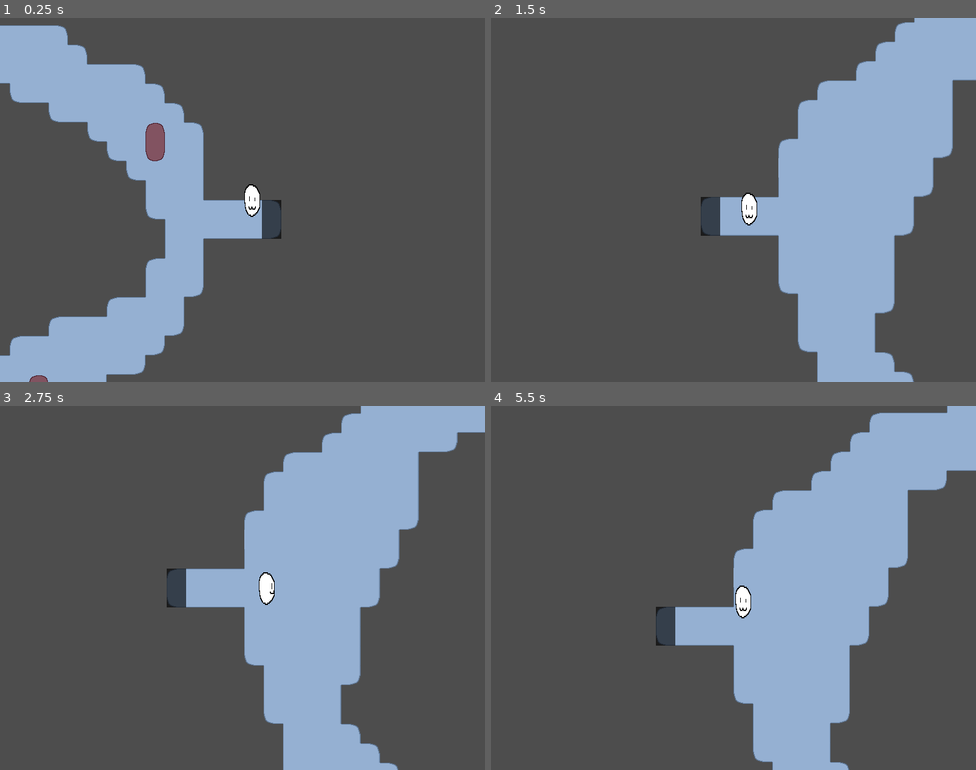
Above: before the commit, frames 1-4 (two rows, left to right).
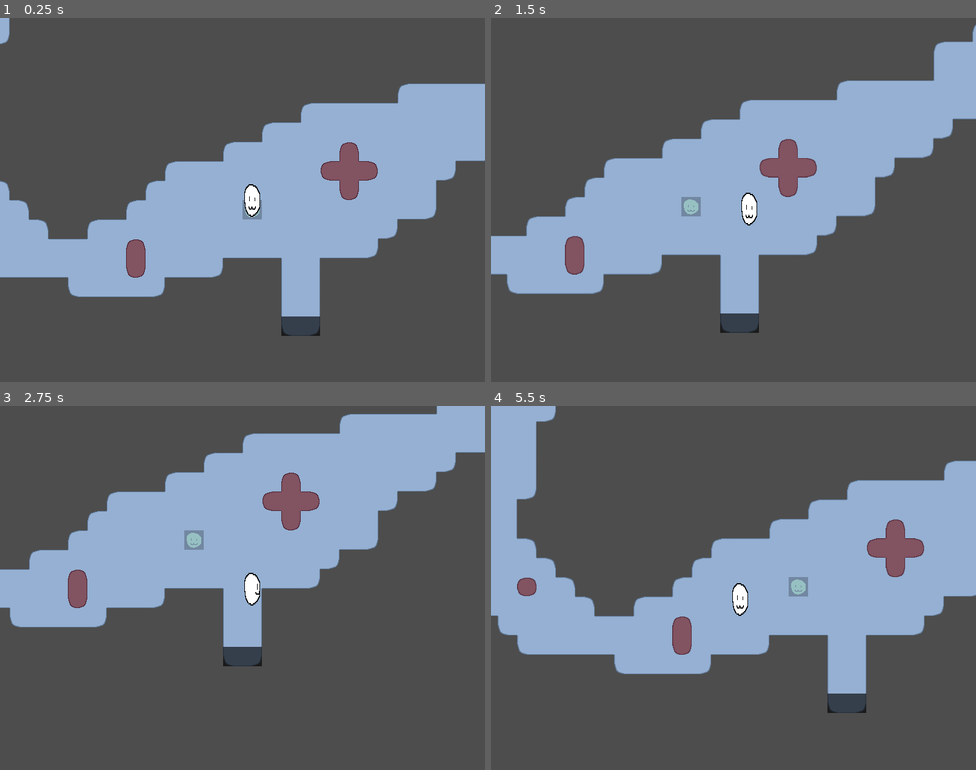
Above: after the commit, the same moments.

Repository: RubeculaBee/dream-catcher
Game: Godot game, scene res://Scenes/Gameobjects/game.tscn
Same seed, same stepped clock (60 frames per second), same inputs: the game is played once before the commit and once after it.
Inputs:
- Up to frame 1 (0.25 s): no input
- Up to frame 2 (1.5 s): tap Enter at 0.5 s; hold Right (right) 0.53-1.28 s; hold Down (down) from 1.28 s (still down)
- Up to frame 3 (2.75 s): release Down (down) at 2.03 s; hold Right (right) from 2.03 s (still down)
- Up to frame 4 (5.5 s): release Right (right) at 2.78 s; hold Up (up) 2.78-3.53 s; hold Left (left) 3.53-5.03 s; hold Down (down) from 5.03 s (still down)

The runs differ from the first frame. In frame 1, 42% of the frame differs, in the area x 0-100%, y 0-100%; in frame 2, 33%; in frame 3, 31%; in frame 4, 34%.

Commit message:
screen transitions now need the name of the next room file, instead of the file itself
player no longer starts in a room, instead is created by a player spawner

Diff:
--- /dev/null
+++ b/Scenes/Gameobjects/player_spawn.tscn
@@ -0,0 +1,11 @@
+[gd_scene load_steps=2 format=3 uid="uid://slfd53otck1g"]
+
+[ext_resource type="Texture2D" uid="uid://bkpeyk2wksvpf" path="res://Resources/Images/player_spawn.png" id="1_c24g2"]
+
+[node name="Player Spawn" type="Node2D"]
+texture_filter = 1
+
+[node name="Sprite2D" type="Sprite2D" parent="."]
+modulate = Color(1, 1, 1, 0.23529412)
+position = Vector2(16, 16)
+texture = ExtResource("1_c24g2")
--- a/Scenes/Rooms/test_room.tscn
+++ b/Scenes/Rooms/test_room.tscn
@@ -1,8 +1,7 @@
-[gd_scene load_steps=5 format=4 uid="uid://dec4dv3msi1x2"]
+[gd_scene load_steps=4 format=4 uid="uid://dec4dv3msi1x2"]
 
 [ext_resource type="TileSet" uid="uid://cryql3wbplkqj" path="res://Resources/Tilesets/test-tileset.tres" id="1_iynly"]
-[ext_resource type="PackedScene" uid="uid://dl5sm7g38ks6q" path="res://Scenes/Gameobjects/player.tscn" id="3_ob37n"]
-[ext_resource type="PackedScene" uid="uid://d1k3dki4brt5i" path="res://Scenes/Rooms/test_room_2.tscn" id="4_8k5sq"]
+[ext_resource type="PackedScene" uid="uid://slfd53otck1g" path="res://Scenes/Gameobjects/player_spawn.tscn" id="3_rc3ou"]
 [ext_resource type="PackedScene" uid="uid://bymouotca3psm" path="res://Scenes/Gameobjects/screen_transition.tscn" id="4_pevsa"]
 
 [node name="Test Room" type="Node"]
@@ -11,30 +10,30 @@
 tile_map_data = PackedByteArray("AAAMAAkAAQABAAEAAAALAAkAAQABAAEAAAAKAAkAAQABAAEAAAAKAAgAAQABAAEAAAALAAgAAQABAAEAAAALAA …(8192 unchanged characters)…
 tile_set = ExtResource("1_iynly")
 
-[node name="Player" parent="." instance=ExtResource("3_ob37n")]
-position = Vector2(1120, -224)
-
 [node name="Screen Transitions" type="Node" parent="."]
 
 [node name="transition" parent="Screen Transitions" instance=ExtResource("4_pevsa")]
 position = Vector2(1152, -224)
 scale = Vector2(1, 2)
-next_screen = ExtResource("4_8k5sq")
+next_screen_name = "test_room_2"
 
 [node name="transition2" parent="Screen Transitions" instance=ExtResource("4_pevsa")]
 position = Vector2(-480, -32)
 scale = Vector2(1, 2)
-next_screen = ExtResource("4_8k5sq")
+next_screen_name = "test_room_2"
 id = 1
 
 [node name="transition3" parent="Screen Transitions" instance=ExtResource("4_pevsa")]
 position = Vector2(288, -576)
 scale = Vector2(2, 1)
-next_screen = ExtResource("4_8k5sq")
+next_screen_name = "test_room_2"
 id = 2
 
 [node name="transition4" parent="Screen Transitions" instance=ExtResource("4_pevsa")]
 position = Vector2(320, 480)
 scale = Vector2(2, 1)
-next_screen = ExtResource("4_8k5sq")
+next_screen_name = "test_room_2"
 id = 3
+
+[node name="Player Spawn" parent="." instance=ExtResource("3_rc3ou")]
+position = Vector2(256, 288)
--- a/Scenes/Rooms/test_room_2.tscn
+++ b/Scenes/Rooms/test_room_2.tscn
@@ -1,7 +1,6 @@
-[gd_scene load_steps=4 format=4 uid="uid://d1k3dki4brt5i"]
+[gd_scene load_steps=3 format=4 uid="uid://d1k3dki4brt5i"]
 
 [ext_resource type="TileSet" uid="uid://cryql3wbplkqj" path="res://Resources/Tilesets/test-tileset.tres" id="1_5wqvn"]
-[ext_resource type="PackedScene" uid="uid://dec4dv3msi1x2" path="res://Scenes/Rooms/test_room.tscn" id="3_5wqvn"]
 [ext_resource type="PackedScene" uid="uid://bymouotca3psm" path="res://Scenes/Gameobjects/screen_transition.tscn" id="3_tmya2"]
 
 [node name="Test Room 2" type="Node"]
@@ -15,22 +14,22 @@
 [node name="transition" parent="Screen Transitions" instance=ExtResource("3_tmya2")]
 position = Vector2(1152, -224)
 scale = Vector2(1, 2)
-next_screen = ExtResource("3_5wqvn")
+next_screen_name = "test_room"
 id = 1
 
 [node name="transition2" parent="Screen Transitions" instance=ExtResource("3_tmya2")]
 position = Vector2(-480, -32)
 scale = Vector2(1, 2)
-next_screen = ExtResource("3_5wqvn")
+next_screen_name = "test_room"
 
 [node name="transition3" parent="Screen Transitions" instance=ExtResource("3_tmya2")]
 position = Vector2(288, -576)
 scale = Vector2(2, 1)
-next_screen = ExtResource("3_5wqvn")
+next_screen_name = "test_room"
 id = 3
 
 [node name="transition4" parent="Screen Transitions" instance=ExtResource("3_tmya2")]
 position = Vector2(320, 480)
 scale = Vector2(2, 1)
-next_screen = ExtResource("3_5wqvn")
+next_screen_name = "test_room"
 id = 2
--- a/Scripts/game_manager.gd
+++ b/Scripts/game_manager.gd
@@ -7,14 +7,20 @@
 var current_room: Node
 var terrain: TileMapLayer
 var player: Player
+var player_path: String = "res://Scenes/Gameobjects/player.tscn"
 var screen_transitions: Array
 
 func _ready() -> void:
 	current_room = get_node("Rooms").get_child(0)
+	var spawnpoint: Node2D = current_room.get_node("Player Spawn")
 
-	player = current_room.get_node("Player")
-	player.tried_move.connect(_on_player_tried_move) # connect game_manager to player's signal
-	player_move_response.connect(Callable(player, "_on_move_response")) # connect player to game_manager's signal
+	if spawnpoint != null:
+		player = load(player_path).instantiate(TYPE_OBJECT)
+		player.position = spawnpoint.position
+		current_room.add_child(player)
+
+		player.tried_move.connect(_on_player_tried_move) # connect game_manager to player's signal
+		player_move_response.connect(Callable(player, "_on_move_response")) # connect player to game_manager's signal
 
 	update_references()
 
--- a/Scripts/screen_transition.gd
+++ b/Scripts/screen_transition.gd
@@ -2,7 +2,8 @@
 class_name ScreenTransition
 
 # Variables
-@export var next_screen: PackedScene
+var next_screen: PackedScene
+@export var next_screen_name: String
 @export var id: int
 
 # Signal
@@ -11,6 +12,7 @@
 func _ready() -> void:
 	await get_tree().create_timer(0.5).timeout
 	area_entered.connect(_on_area_entered)
+	next_screen = load("res://Scenes/Rooms/%s.tscn" % next_screen_name)
 
 func _on_area_entered(area: Area2D) -> void:
 	if area.name == "PlayerCollision":
Binary file added: Resources/Images/player_spawn.png
Not shown, added: Resources/Images/player_spawn.png.import
